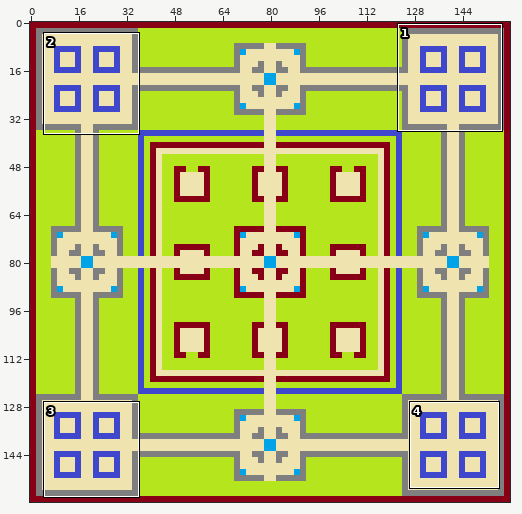
Two states of a sprite sheet, ShootEmUp/res/Levels/Level3.png. The picture above shows the old version from afar; the outline marks the close-up.
Close-up. Earlier state:
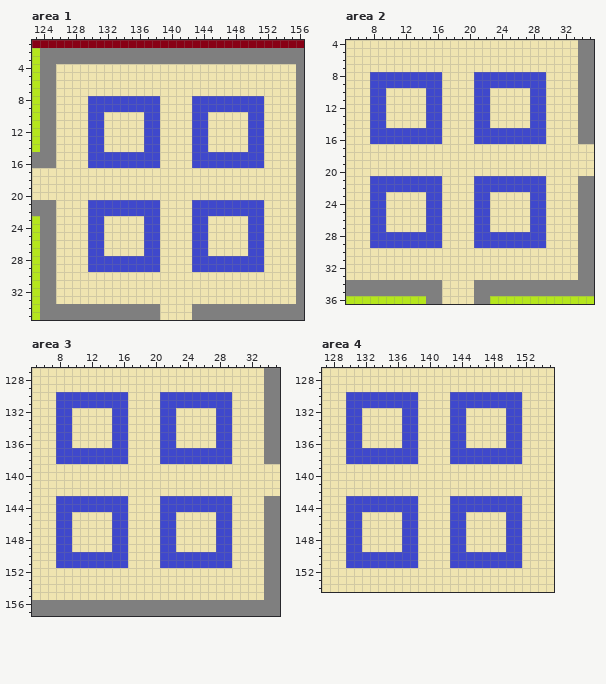
The file is 160x160 pixels. Shown: area 1: x 123..156, y 1..35; area 2: x 5..35, y 4..36; area 3: x 5..35, y 127..157; area 4: x 127..155, y 127..154.
The result:
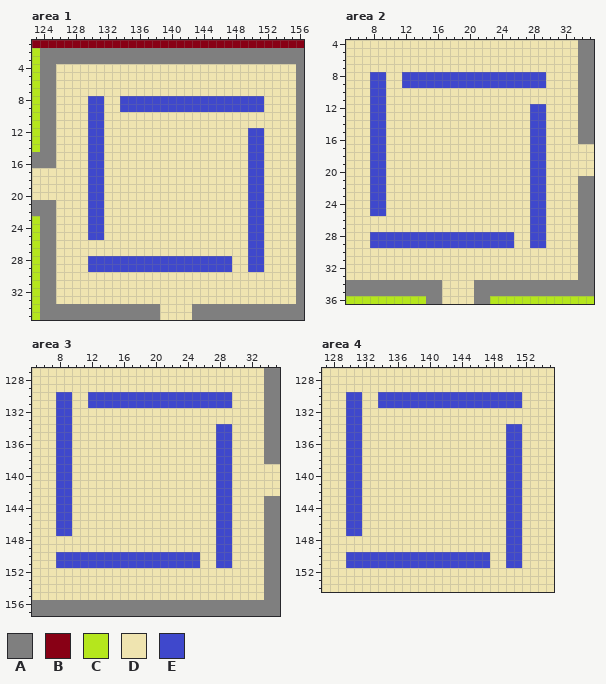
Palette (. is transparent): A #7f7f7f  B #880015  C #b5e61d  D #efe4b0  E #3f48cc
What changed:
Changed rows in their new state; - is an unchanged pixel.
Area 1:
first column x 130:
 8 --DD-----EEEE---------
 9 --DD-----EEEE---------
10 -------DD----DD-----DD
11 -------DD----DD-----DD
12 -------DD----DD-------
13 -------DD----DD-------
14 -------DD----DD-------
15 --DDDDDDD----DDDDDDD--
16 --DDDDDDD----DDDDDDD--
17 EE------------------EE
18 EE------------------EE
19 EE------------------EE
20 EE------------------EE
21 --DDDDDDD----DDDDDDD--
22 --DDDDDDD----DDDDDDD--
23 -------DD----DD-------
24 -------DD----DD-------
25 -------DD----DD-------
26 DD-----DD----DD-------
27 DD-----DD----DD-------
28 ---------EEEE-----DD--
29 ---------EEEE-----DD--
Area 2:
first column x 8:
 8 --DD-----EEEE---------
 9 --DD-----EEEE---------
10 -------DD----DD-----DD
11 -------DD----DD-----DD
12 -------DD----DD-------
13 -------DD----DD-------
14 -------DD----DD-------
15 --DDDDDDD----DDDDDDD--
16 --DDDDDDD----DDDDDDD--
17 EE------------------EE
18 EE------------------EE
19 EE------------------EE
20 EE------------------EE
21 --DDDDDDD----DDDDDDD--
22 --DDDDDDD----DDDDDDD--
23 -------DD----DD-------
24 -------DD----DD-------
25 -------DD----DD-------
26 DD-----DD----DD-------
27 DD-----DD----DD-------
28 ---------EEEE-----DD--
29 ---------EEEE-----DD--
Area 3:
first column x 8:
130 --DD-----EEEE---------
131 --DD-----EEEE---------
132 -------DD----DD-----DD
133 -------DD----DD-----DD
134 -------DD----DD-------
135 -------DD----DD-------
136 -------DD----DD-------
137 --DDDDDDD----DDDDDDD--
138 --DDDDDDD----DDDDDDD--
139 EE------------------EE
140 EE------------------EE
141 EE------------------EE
142 EE------------------EE
143 --DDDDDDD----DDDDDDD--
144 --DDDDDDD----DDDDDDD--
145 -------DD----DD-------
146 -------DD----DD-------
147 -------DD----DD-------
148 DD-----DD----DD-------
149 DD-----DD----DD-------
150 ---------EEEE-----DD--
151 ---------EEEE-----DD--
Area 4:
first column x 130:
130 --DD-----EEEE---------
131 --DD-----EEEE---------
132 -------DD----DD-----DD
133 -------DD----DD-----DD
134 -------DD----DD-------
135 -------DD----DD-------
136 -------DD----DD-------
137 --DDDDDDD----DDDDDDD--
138 --DDDDDDD----DDDDDDD--
139 EE------------------EE
140 EE------------------EE
141 EE------------------EE
142 EE------------------EE
143 --DDDDDDD----DDDDDDD--
144 --DDDDDDD----DDDDDDD--
145 -------DD----DD-------
146 -------DD----DD-------
147 -------DD----DD-------
148 DD-----DD----DD-------
149 DD-----DD----DD-------
150 ---------EEEE-----DD--
151 ---------EEEE-----DD--
Where, in picture pixels (left, top, right, bottom), the same in both close-ups:
changed: (88, 96, 264, 272)
changed: (370, 72, 546, 248)
changed: (56, 392, 232, 568)
changed: (346, 392, 522, 568)
